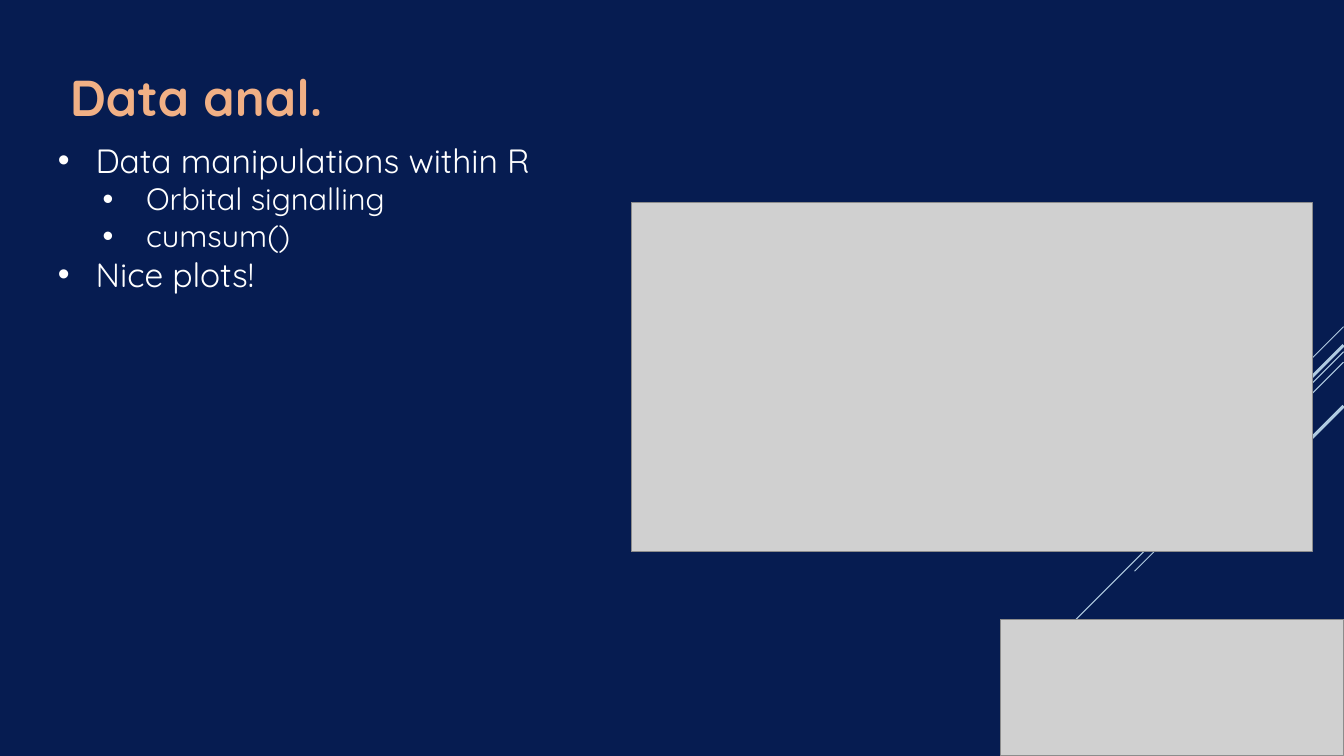
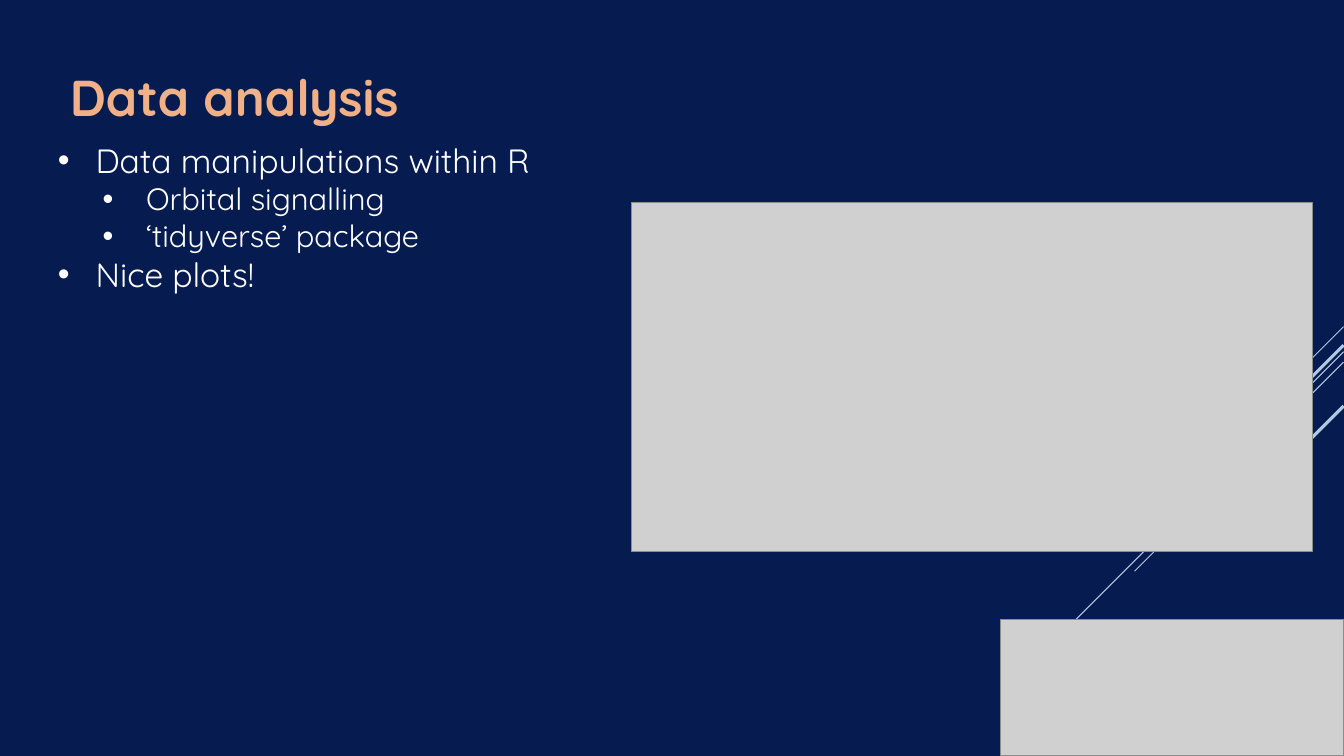
Before and after one commit to TheArvinLim/KesslerOrbitalModelling, a slide deck: slide 4 of Presentations/15-08-19.pptx. Drawn at 1344x756 pixels with LibreOffice and Linux fonts; fonts in the diff are those of the drawing; grey boxes stand for pictures. Boxes give left, top, right and bottom in pixels: in the first picture for what was removed or moved away, otherwise in the second. Text is boxed around its words. In the diff, an @@ line names an element or a change of style, - is before the commit and + after.

Commit message:
Updated presentation slides

```diff
--- a/Presentations/15-08-19.pptx
+++ b/Presentations/15-08-19.pptx
@@ title at (70,78,398,126): text changed @@
-Data anal.
+Data analysis
@@ text at (146,215,419,253): text changed @@
-  • cumsum()
+  • ‘tidyverse’ package
```
Also in this commit, not shown: 6 other slides changed.
